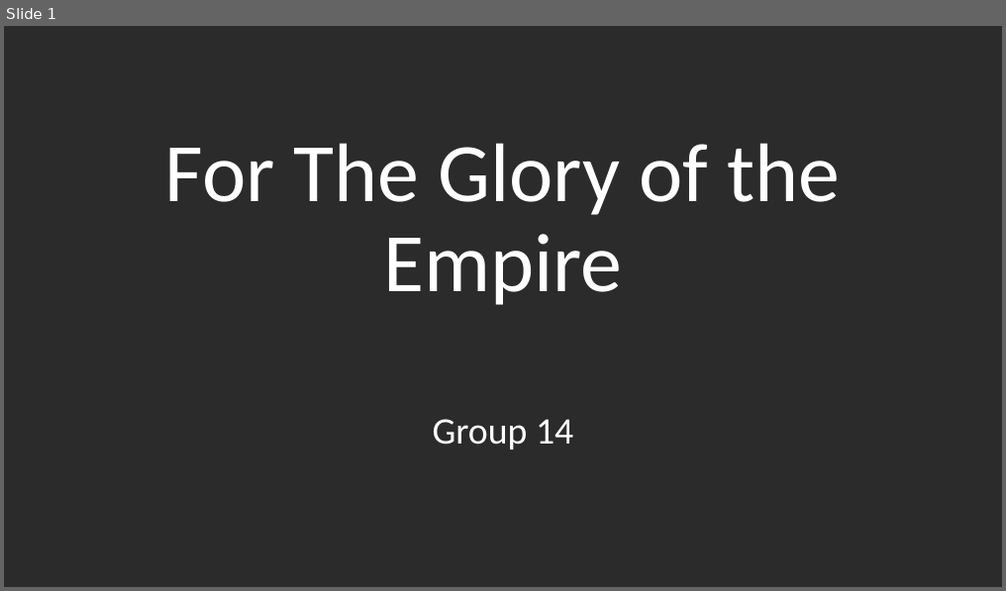
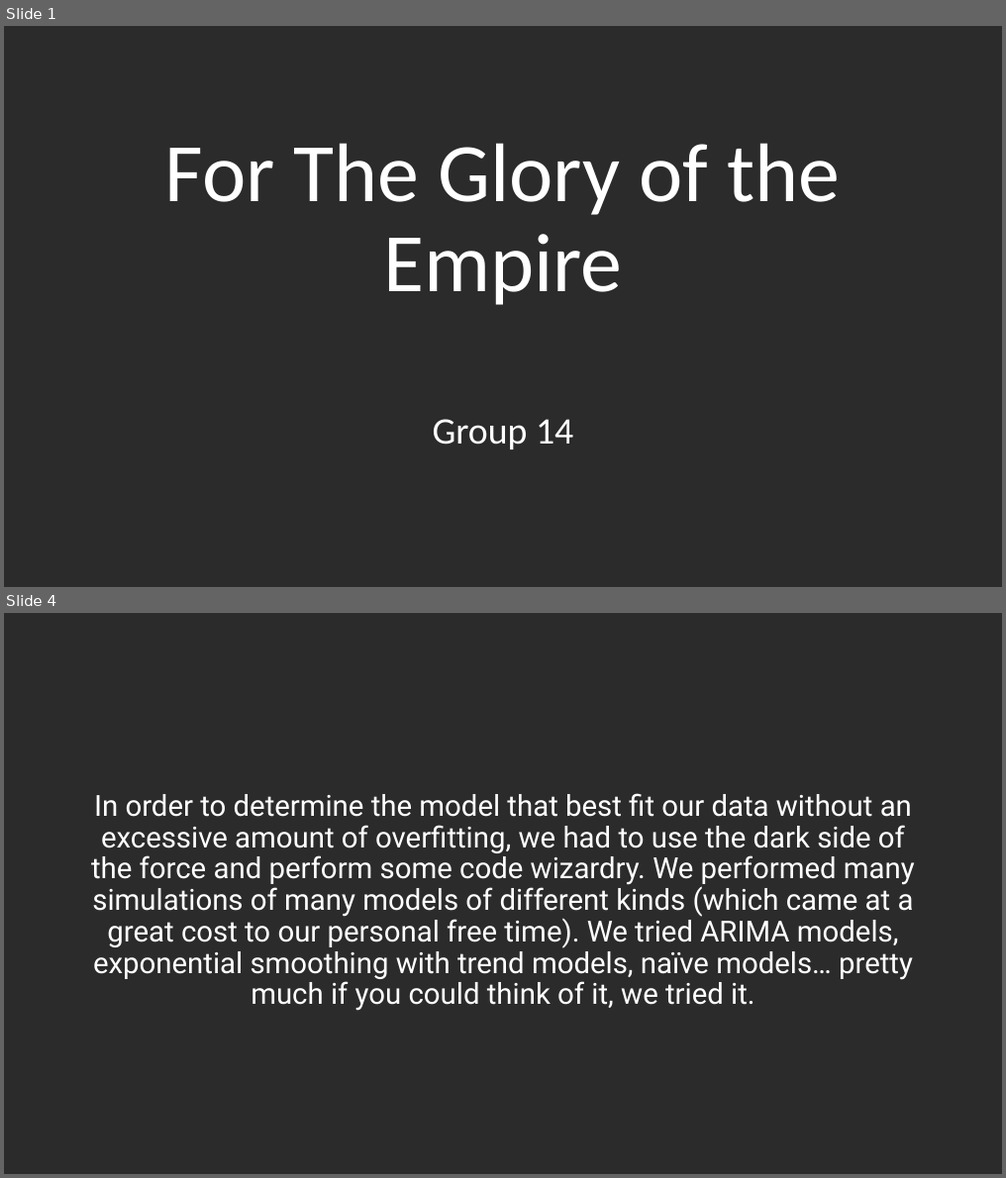
Before and after one commit to DaelynGreene/ForTheGloryOfTheEmpire, a slide deck: For The Glory of the Empire.pptx. Shown one above the other, each under a label of ours: slide 1 before the commit, slides 1 and 4 after it; the slides between them are not shown. The pictures are 1006x591 and 1006x1178 pixels, drawn with LibreOffice and Linux fonts; fonts in the diff are those of the drawing; background and template pictures are left out; a plain dark background stands for a picture behind light text. Boxes give left, top, right and bottom in pixels: in the first picture for what was removed or moved away, otherwise in the second. Text is boxed around its words. In the diff, an @@ line names an element or a change of style, - is before the commit and + after.

Commit message:
made cleaned code (deleted everything we didnt use so i could see where i was breaking things), finalized? the powerpoint, and updated the predictions csv

```diff
--- a/For The Glory of the Empire.pptx
+++ b/For The Glory of the Empire.pptx
@@ slide 4 added at (4,613,1002,1174), background picture (left out) @@
@@ text added at (91,793,915,1011), 28 pt, text #FFFFFF @@
+In order to determine the model that best fit our data without an excessive amount of overfitting, we had to use the dark side of the force and perform some code wizardry. We performed many simulations of many models of different kinds (which came at a great cost to our personal free time). We tried ARIMA models, exponential smoothing with trend models, naïve models… pretty much if you could think of it, we tried it.
```
Also in this commit, not shown: 9 other slides added, 2 other files.
